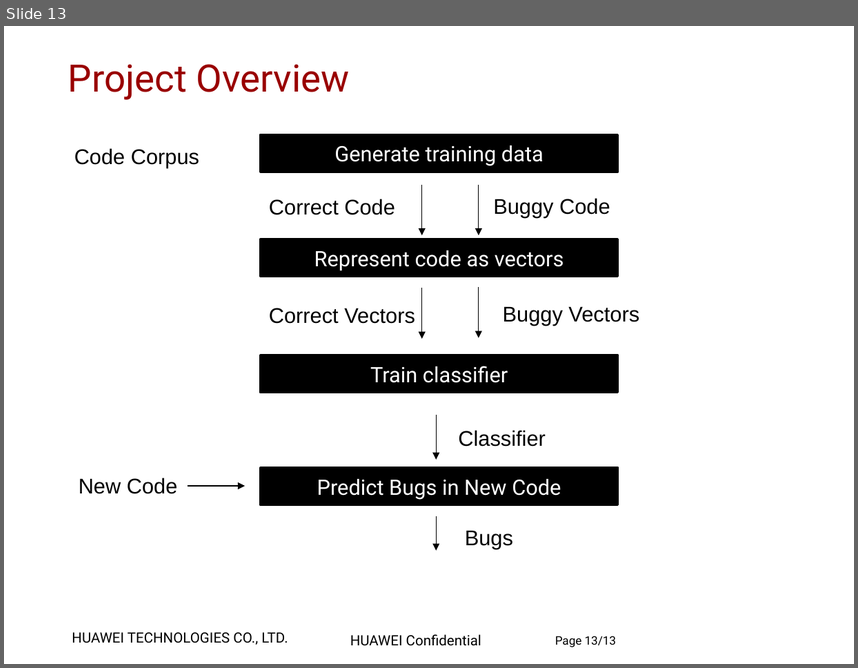
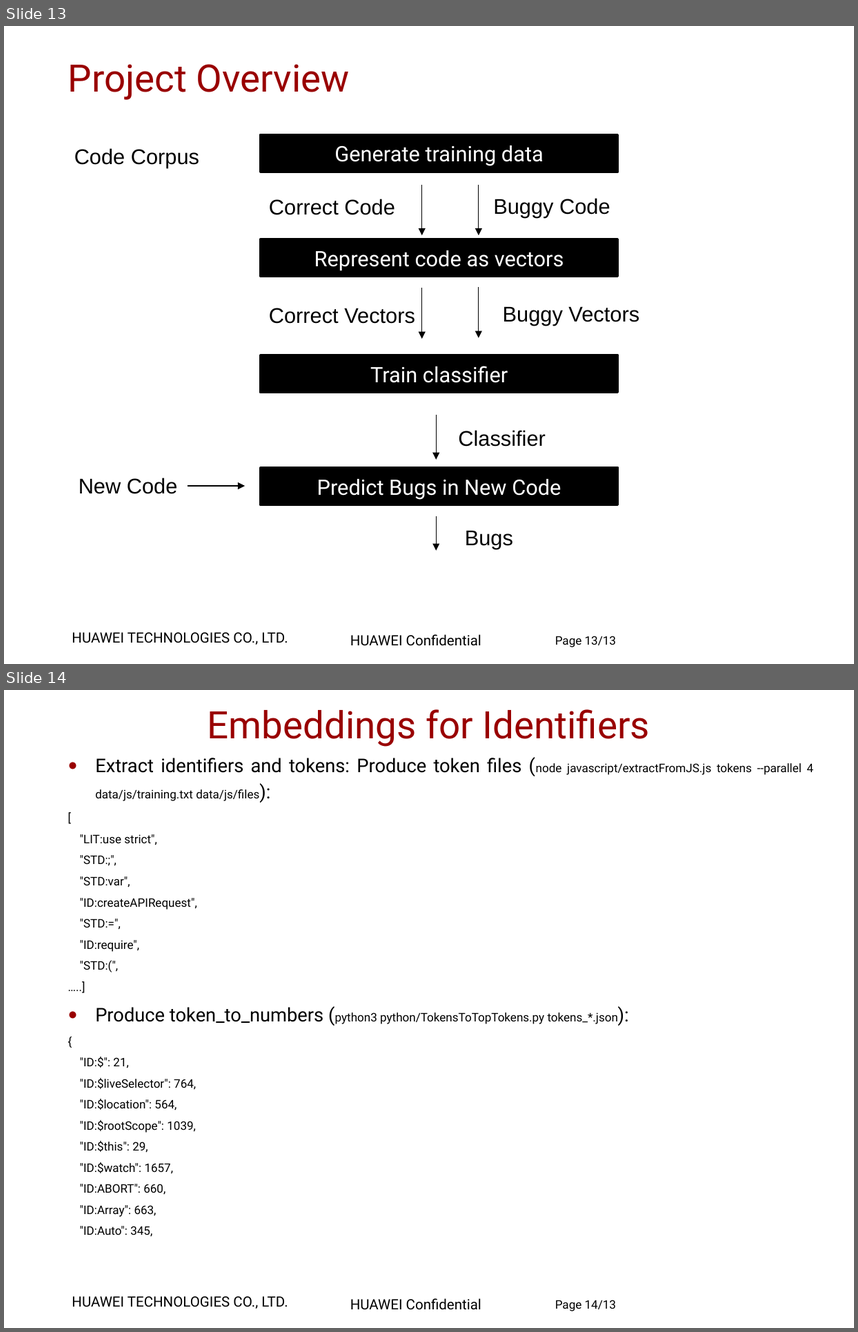
Before and after one commit to zuoqin/DeepBugs, a slide deck: materials/Project Presentation.pptx. Shown one above the other, each under a label of ours: slide 13 before the commit, slides 13 and 14 after it. The pictures are 858x668 and 858x1332 pixels, drawn with LibreOffice and Linux fonts; fonts in the diff are those of the drawing; background and template pictures are left out. Boxes give left, top, right and bottom in pixels: in the first picture for what was removed or moved away, otherwise in the second. Text is boxed around its words. In the diff, an @@ line names an element or a change of style, - is before the commit and + after.

```diff
--- a/materials/Project Presentation.pptx
+++ b/materials/Project Presentation.pptx
@@ slide 14 added at box(4, 690, 854, 1328), background #FFFFFF; not listed: 2 template elements that a slide beside it also shows @@
@@ title added at box(208, 709, 650, 747), 32 pt, text #990000 @@
+Embeddings for Identifiers
@@ text added at box(80, 758, 814, 1236), 10 pt, text #000000 @@
+● Extract identifiers and tokens: Produce token files (node javascript/extractFromJS.js tokens --parallel 4 data/js/training.txt data/js/files):
+[
+"LIT:use strict",
+"STD:;",
+"STD:var",
+"ID:createAPIRequest",
+"STD:=",
+"ID:require",
+"STD:(",
+…..]
+● Produce token_to_numbers (python3 python/TokensToTopTokens.py tokens_*.json):
+{
+"ID:$": 21,
+"ID:$liveSelector": 764,
+"ID:$location": 564,
+"ID:$rootScope": 1039,
+"ID:$this": 29,
+"ID:$watch": 1657,
+"ID:ABORT": 660,
+"ID:Array": 663,
+"ID:Auto": 345,
@@ page number added at box(555, 1299, 616, 1311), 10 pt, text #000000 @@
+Page 14/13
```
Also in this commit, not shown: 1 slide changed, 3 other slides added, 1 slide removed.
